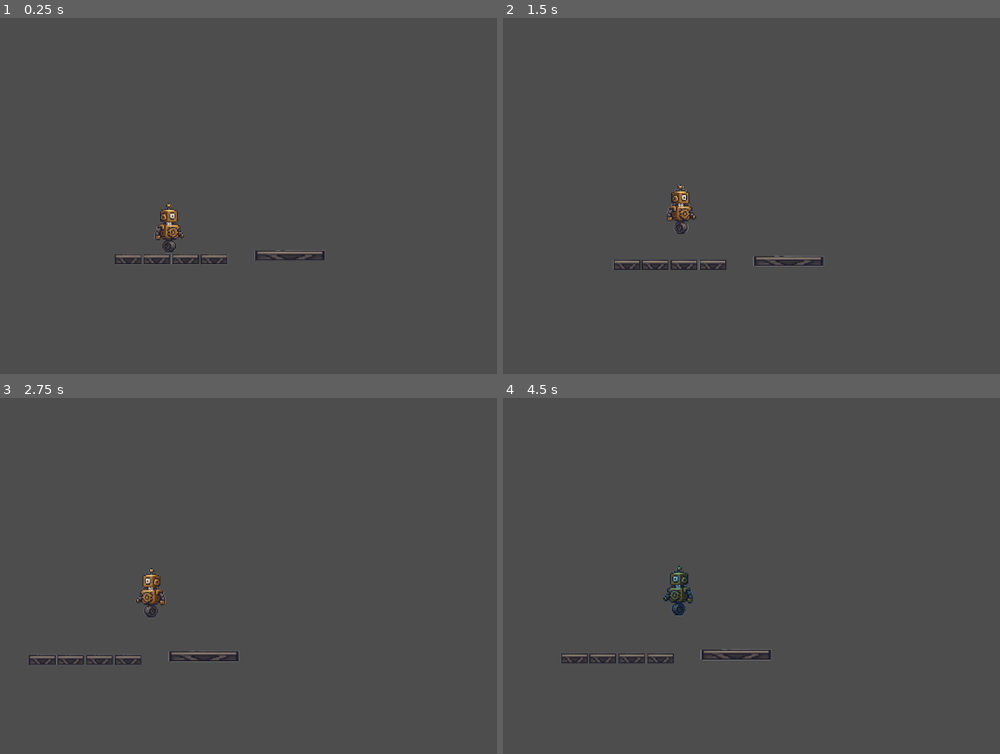
Above: before the commit, frames 1-4 (two rows, left to right).
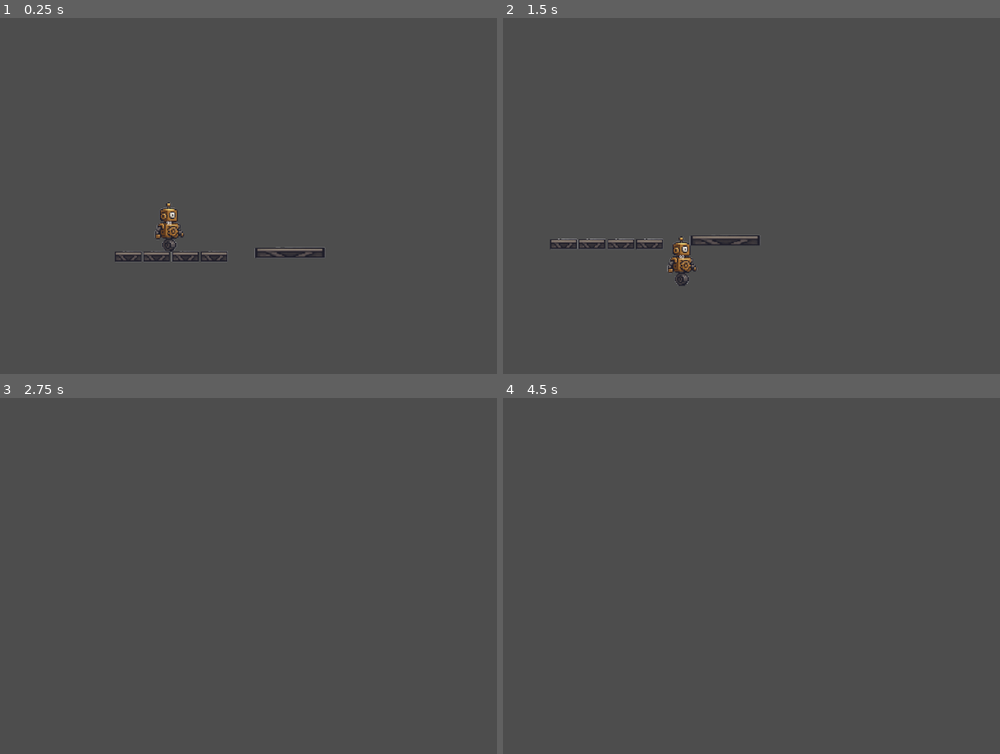
Above: after the commit, the same moments.

Repository: M1rceaDogaru/wound-up
Game: Godot game, scene res://game/game.tscn
Two runs of this game, one before a commit and one after it. Both use one fixed random seed, a clock stepped at 60 frames per second and the inputs below.
Inputs:
- Up to frame 1 (0.25 s): no input
- Up to frame 2 (1.5 s): hold D (move_right) from 0.53 s (still down); tap R (rewind) at 0.6 s; tap W (jump) at 0.77, 0.8, 1.07, 1.35 s
- Up to frame 3 (2.75 s): tap W (jump) at 1.52, 1.82, 2.3 s; tap R (rewind) at 1.55, 2.1 s; release D (move_right) at 2.03 s; hold A (move_left) from 2.03 s (still down)
- Up to frame 4 (4.5 s): release A (move_left) at 2.78 s; hold D (move_right) 2.78-4.28 s; tap Shift (sprint) at 2.85 s; tap W (jump) at 3.02, 3.32, 3.77, 3.8, 4.07, 4.35 s; tap R (rewind) at 3.05, 3.6 s; hold A (move_left) from 4.28 s (still down)

The runs differ from the first frame. In frame 1, 1.0% of the frame differs, in the area x 23-66%, y 51-70%; in frame 2, 2.1%, in the area x 9-65%, y 46-76%; in frame 3, 1.1%; in frame 4, 1.2%.

Commit message:
Controlled rewind

Diff:
--- a/src/game/game.gd
+++ b/src/game/game.gd
@@ -12,4 +12,4 @@
 	add_child(new_map)
 
 	var target_transition: Transition = new_map.find_child("Transitions").find_child(transition_name)
-	player.global_position = target_transition.entry_point.global_position
+	player.transition_to(target_transition.entry_point.global_position)
--- a/src/player/player.gd
+++ b/src/player/player.gd
@@ -1,5 +1,6 @@
 extends CharacterBody2D
 
+@export_group("Movement")
 # Movement Properties
 @export var max_speed: float = 240.0
 @export var acceleration: float = 1800.0
@@ -10,6 +11,9 @@
 @export var coyote_time: float = 0.1
 @export var jump_buffer_time: float = 0.1
 
+@export var gravity_multiplier: float = 3
+
+@export_group("Damage and health")
 # Spring Tension Properties
 @export var max_spring_tension: float = 100.0
 @export var spring_depletion_rate: float = 5.0 # Tension lost per second
@@ -141,7 +145,7 @@
 
 func apply_gravity(delta):
 	if not is_on_floor():
-		velocity.y += gravity * delta
+		velocity.y += gravity * gravity_multiplier * delta
 
 func perform_jump():
 	velocity.y = jump_velocity
@@ -181,7 +185,14 @@
 		rewind_frames.pop_back()
 
 func handle_rewind(delta):
+	if Input.is_action_just_released("rewind"):
+		stop_rewind()
+		return
+
 	if rewind_frames.size() > 0:
+		# Only rewind if user presses left
+		if not Input.is_action_pressed("move_left"):
+			return
 		# Get the next frame in rewind sequence
 		var rewind_frame = rewind_frames[0]
 
@@ -222,6 +233,10 @@
 	modulate = Color.WHITE
 	Engine.time_scale = 1.0
 
+func transition_to(position: Vector2):
+	rewind_frames.clear()
+	global_position = position
+
 # Clean up when character is removed
 func _exit_tree():
 	if RewindSystem.is_rewinding:
--- a/src/player/player.tscn
+++ b/src/player/player.tscn
@@ -9,7 +9,11 @@
 
 [node name="Player" type="CharacterBody2D" groups=["player"]]
 script = ExtResource("1_rkbax")
-max_speed = 500.0
+max_speed = 400.0
+acceleration = 3000.0
+jump_velocity = -800.0
+coyote_time = 0.2
+jump_buffer_time = 0.2
 
 [node name="Sprite2D" type="Sprite2D" parent="."]
 position = Vector2(0, -88.5)
@@ -22,11 +26,11 @@
 shape = SubResource("CapsuleShape2D_rkbax")
 
 [node name="CoyoteTimer" type="Timer" parent="."]
-wait_time = 0.1
+wait_time = 0.2
 one_shot = true
 
 [node name="JumpBufferTimer" type="Timer" parent="."]
-wait_time = 0.1
+wait_time = 0.2
 one_shot = true
 
 [node name="TensionLabel" type="Label" parent="."]
